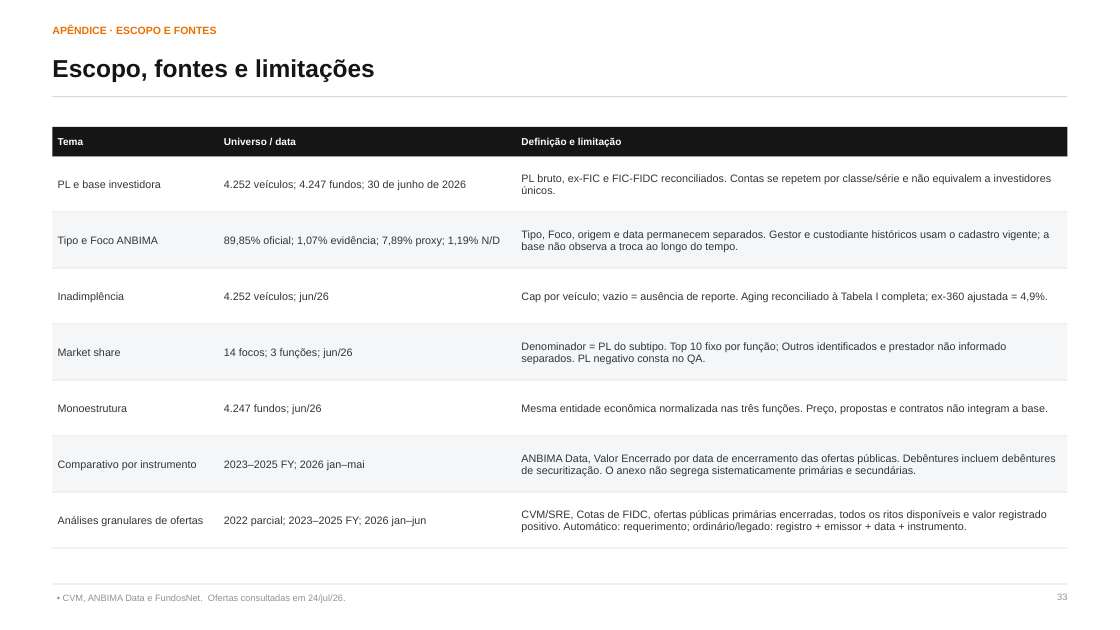
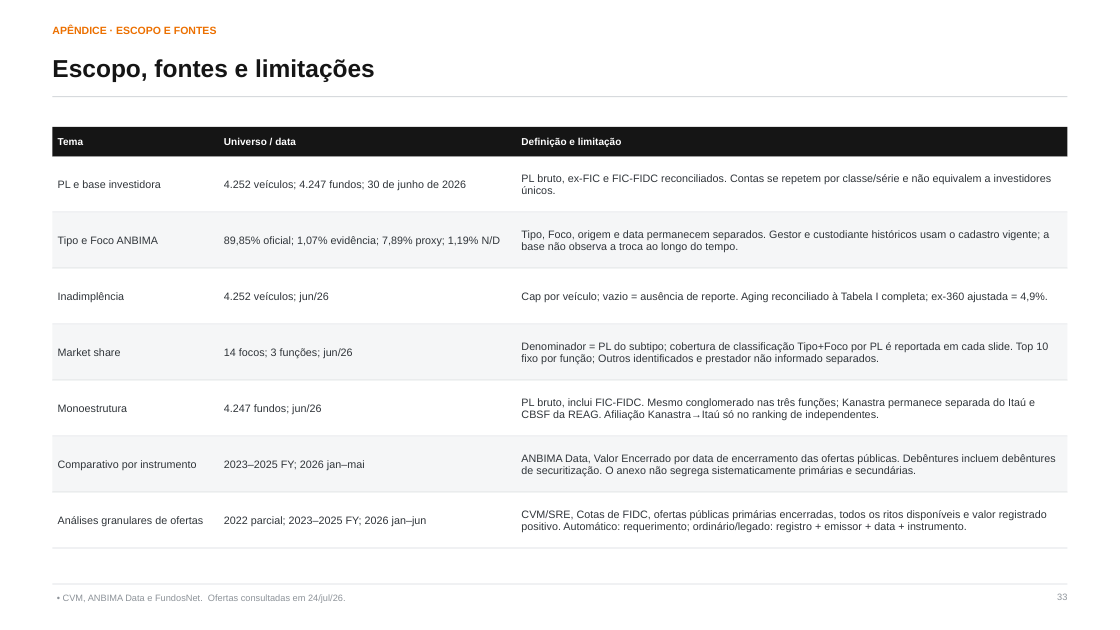
Before and after one commit to abalroar/fidc, a slide deck: slide 33 of data/industry_study/generated_revision/industry_executive_revised.pptx. Drawn at 1120x630 pixels with LibreOffice and Linux fonts; fonts in the diff are those of the drawing. Boxes give left, top, right and bottom in pixels: in the first picture for what was removed or moved away, otherwise in the second. Text is boxed around its words. In the diff, an @@ line names an element or a change of style, - is before the commit and + after.

```diff
--- a/data/industry_study/generated_revision/industry_executive_revised.pptx
+++ b/data/industry_study/generated_revision/industry_executive_revised.pptx
@@ text at (521, 342, 1048, 365): text changed @@
-Denominador = PL do subtipo. Top 10 fixo por função; Outros identificados e prestador não informado separados. PL negativo consta no QA.
+Denominador = PL do subtipo; cobertura de classificação Tipo+Foco por PL é reportada em cada slide. Top 10 fixo por função; Outros identificados e prestador não informado separados.
@@ text at (521, 398, 1035, 420): text changed @@
-Mesma entidade econômica normalizada nas três funções. Preço, propostas e contratos não integram a base.
+PL bruto, inclui FIC-FIDC. Mesmo conglomerado nas três funções; Kanastra permanece separada do Itaú e CBSF da REAG. Afiliação Kanastra→Itaú só no ranking de independentes.
```
Also in this commit, not shown: 29 other slides changed, 1 slide added, 21 other files.
